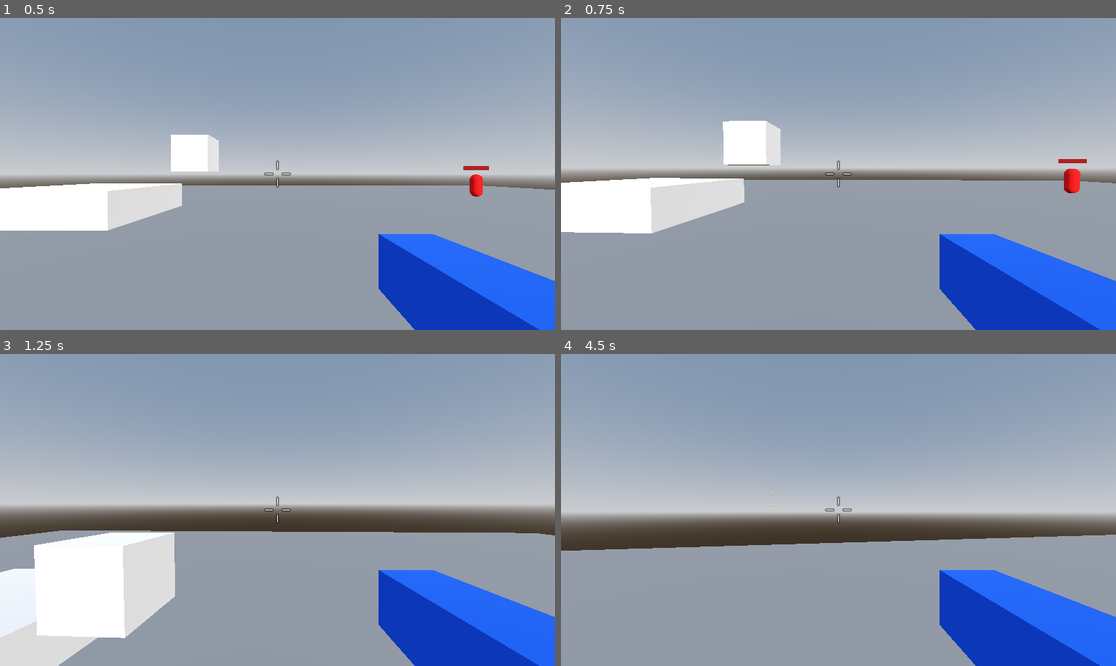
Above: before the commit, frames 1-4 (two rows, left to right).
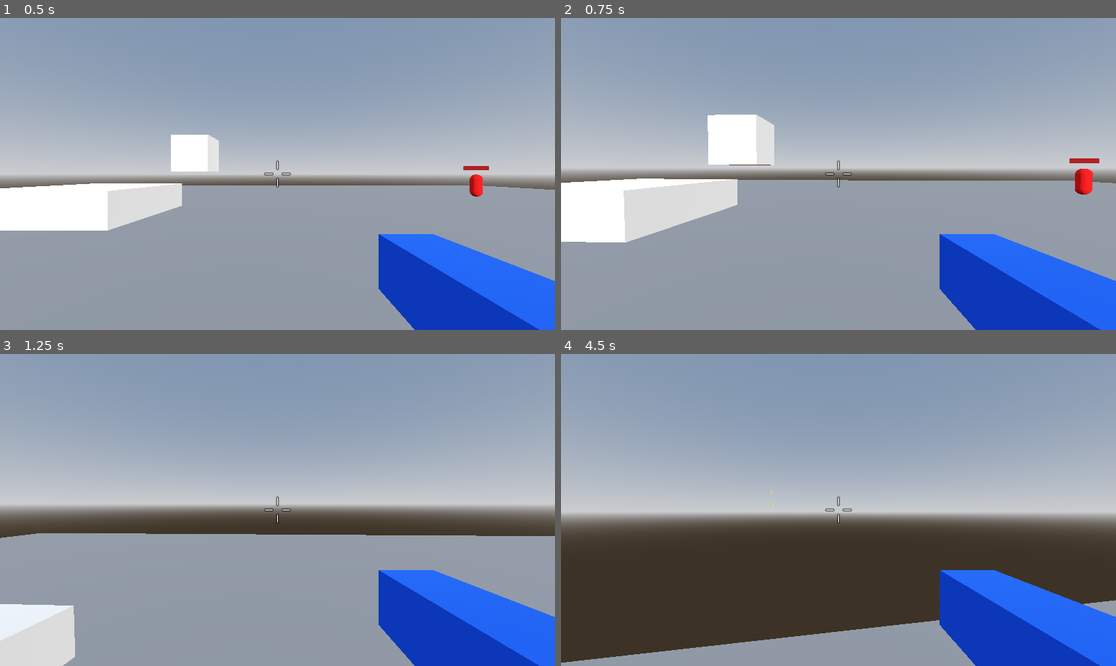
Above: after the commit, the same moments.

Repository: rsrasmu2/Brackeys2025
Game: Godot game, scene res://assets/test_environment/test_environment.tscn
The game is run twice, just before and just after one commit, with the same random seed, the same clock (stepped at 60 frames per second) and the same inputs. This scene is started directly instead of the project's main scene.
Inputs (mouse positions are in pixels of both pictures, inside the frame that each line leads up to):
- Up to frame 1 (0.5 s): no input
- Up to frame 2 (0.75 s): tap Enter at 0.5 s; move the mouse to (832, 180) at 0.52 s; hold W (move_forward) from 0.53 s (still down); hold Shift (sprint, bound only after the commit) from 0.53 s (still down)
- Up to frame 3 (1.25 s): keep holding W (move_forward); keep holding Shift (sprint, bound only after the commit); tap Space (jump) at 0.77 s
- Up to frame 4 (4.5 s): move the mouse to (877, 513) at 1.27 s; release Shift (sprint, bound only after the commit) at 1.28 s; click (877, 513) at 1.35 s; tap Space (jump) at 1.52, 3.02, 3.77 s; tap Shift (sprint, bound only after the commit) at 1.55, 2.85, 3.8, 4.35 s; move the mouse to (794, 506) at 2.02 s; hold Shift (sprint, bound only after the commit) 2.03-2.78 s; move the mouse to (844, 510) at 2.77 s; release W (move_forward) at 2.78 s; hold A (move_left) 2.78-3.53 s; move the mouse to (816, 503) at 3.52 s; press the mouse at (816, 503) at 3.53 s; hold W (move_forward) from 3.53 s (still down); move the mouse to (866, 510) at 4.27 s; release the mouse at (866, 510) at 4.28 s

Frame 1 is identical in both runs. In frame 2, 2.7% of the frame differs, in the area x 0-100%, y 30-72%; in frame 3, 9.0%; in frame 4, 26%, in the area x 0-100%, y 43-100%.

Commit message:
Add Player Sprinting

Diff:
--- a/assets/player/player.gd
+++ b/assets/player/player.gd
@@ -5,8 +5,11 @@
 const STOP_FORCE: float = 40.0
 const SPEED: float = 5.0
 const JUMP_VELOCITY: float = 5.5;
+const SPRINT_MULT: float = 1.6
 
 const GRAVITY: float = 9.8
+
+var is_sprinting: bool = false
 
 var _delta: float = 0
 var _in_air: bool = false
@@ -33,6 +36,8 @@
 
 func set_horizontal_velocity(direction: Vector2) -> void:
 	var target_velocity: Vector2 = direction * SPEED
+	if is_sprinting:
+		target_velocity *= SPRINT_MULT
 	velocity.x = target_velocity.x
 	velocity.z = target_velocity.y
 
--- a/assets/player/player_movement.gd
+++ b/assets/player/player_movement.gd
@@ -10,3 +10,7 @@
 
 	if Input.is_action_just_pressed("jump"):
 		target.try_jump()
+
+func _input(event: InputEvent) -> void:
+	if event.is_action_pressed("sprint"):
+		target.is_sprinting = !target.is_sprinting
--- a/project.godot
+++ b/project.godot
@@ -73,6 +73,11 @@
 "events": [Object(InputEventMouseButton,"resource_local_to_scene":false,"resource_name":"","device":-1,"window_id":0,"a …(253 unchanged characters)…
 ]
 }
+sprint={
+"deadzone": 0.2,
+"events": [Object(InputEventKey,"resource_local_to_scene":false,"resource_name":"","device":-1,"window_id":0,"alt_pressed":false,"shift_pressed":false,"ctrl_pressed":false,"meta_pressed":false,"pressed":false,"keycode":0,"physical_keycode":4194325,"key_label":0,"unicode":0,"location":0,"echo":false,"script":null)
+]
+}
 
 [layer_names]
 
